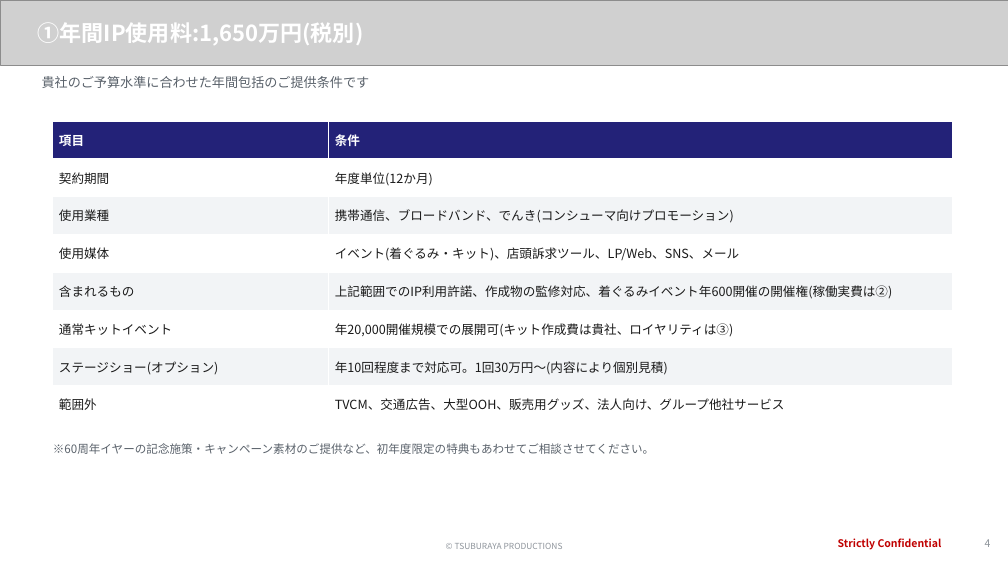
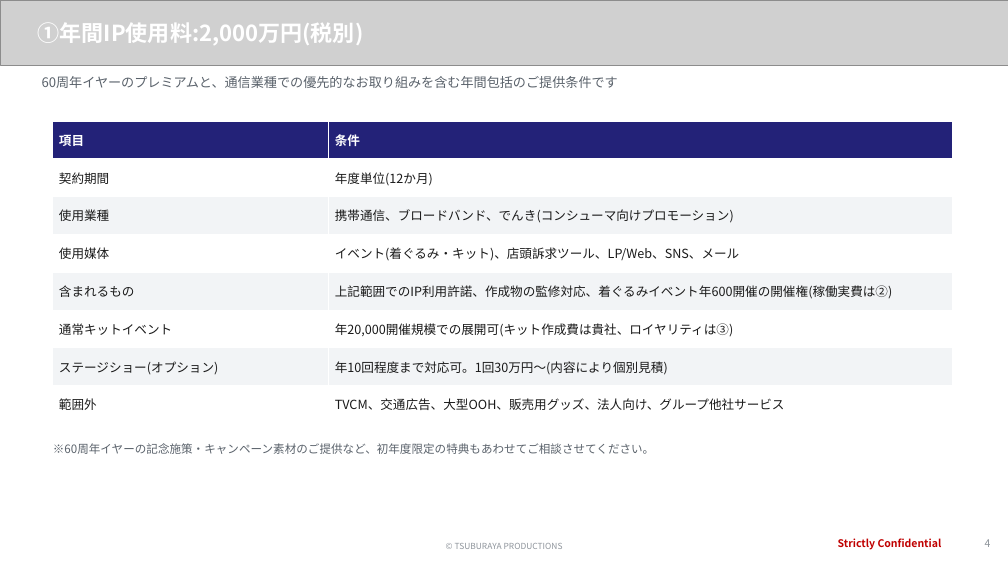
Before and after one commit to hayatoshintani-spe/kessho-lens, a slide deck: slide 4 of docs/proposals/softbank-ultraman-caravan/SoftBank様向け_お見積りご回答.pptx. Drawn at 1008x567 pixels with LibreOffice and Linux fonts; fonts in the diff are those of the drawing; grey boxes stand for pictures. Boxes give left, top, right and bottom in pixels: in the first picture for what was removed or moved away, otherwise in the second. Text is boxed around its words. In the diff, an @@ line names an element or a change of style, - is before the commit and + after.

```diff
--- a/docs/proposals/softbank-ultraman-caravan/SoftBank様向け_お見積りご回答.pptx
+++ b/docs/proposals/softbank-ultraman-caravan/SoftBank様向け_お見積りご回答.pptx
@@ text at [38,23,364,45]: text changed @@
-①年間IP使用料:1,650万円(税別)
+①年間IP使用料:2,000万円(税別)
@@ text at [42,76,618,88]: text changed @@
-貴社のご予算水準に合わせた年間包括のご提供条件です
+60周年イヤーのプレミアムと、通信業種での優先的なお取り組みを含む年間包括のご提供条件です
```
Also in this commit, not shown: 7 other slides changed, 3 other files.
